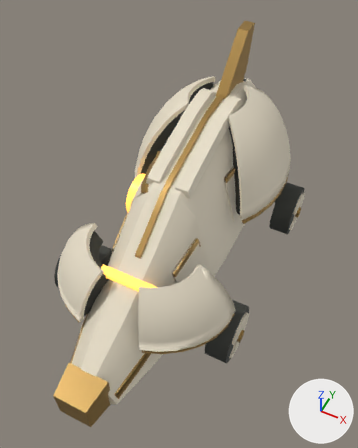
Before and after pictures for a commit that changed the glTF model godot/assets/models/banki_charger.glb.
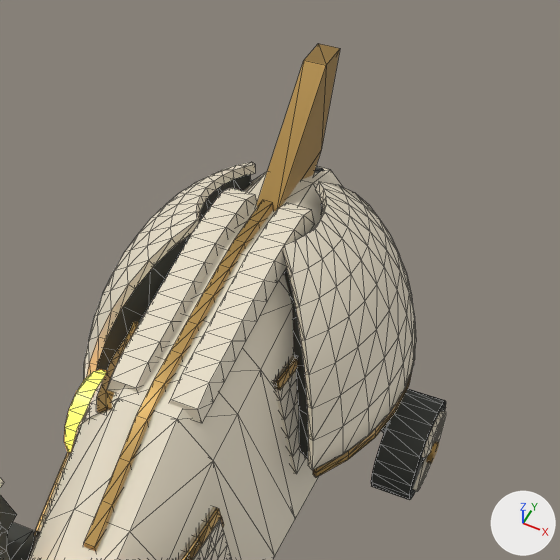
There are two pictures of each version: one whole from a camera (50 mm lens) standing at (0.84, -1.59, 2.51) and looking at (0.06, -0.03, 0.56), one close up on the part from 27% to 100% of the width and 0% to 59% of the height. Every picture has the same lights, and +X, +Y and +Z are marked at lower right. The older version's two pictures come first. The close-ups show mesh edges as thin lines. Where no turn or scale is listed for an object, it has been applied to the vertices. Vertices at exactly the same position are counted once.

The first close-up shows 'body', 'body_brass', 'body_dark', 'core', 'core_cover_brass', 'fin', 'susp_fr', 'wheel_rl', 'wheel_rl_ivory' and 2 more.
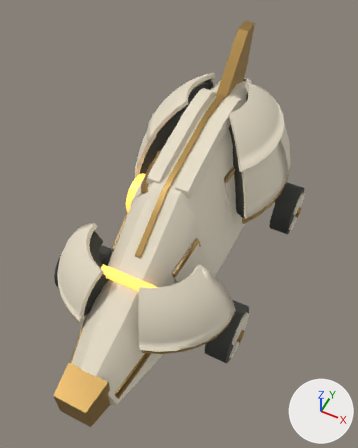
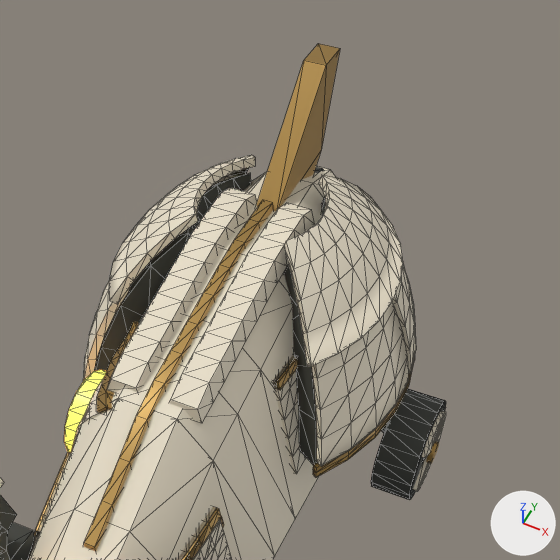
The edits, one by one:
me_body is used by ob_body; location (0.0, 0.0, 0.3).
me_body had 1104 vertices, 2188 faces and spanned x -0.49..0.49, y -0.88..1.02, z -0.2..0.67.
me_body now has 1184 vertices, 2332 faces and spans x -0.49..0.49, y -0.88..1.0, z -0.2..0.69.
me_body part 1: a new loose piece of 50 vertices spanning x 0.25..0.45, y 0.2..0.61, z 0.21..0.51, in mat_banki_charger_shell (pale yellow #e9dfc9).
me_body part 2: a new loose piece of 50 vertices spanning x 0.2..0.45, y 0.62..1.0, z 0.21..0.51, in mat_banki_charger_shell (pale yellow #e9dfc9).
me_body part 3: a new loose piece of 50 vertices spanning x -0.45..-0.25, y 0.2..0.61, z 0.21..0.51, in mat_banki_charger_shell (pale yellow #e9dfc9).
me_body part 4: 129 vertices moved from x -0.37..0.37, y 0.29..0.98, z 0.38..0.65 to x -0.35..0.35, y 0.29..0.93, z 0.47..0.69; 163 vertices removed from x -0.45..0.45, y 0.18..1.02, z 0.21..0.65; 43 vertices added at x -0.37..0.37, y 0.25..0.94, z 0.47..0.69.
Other edits to the shape of me_body do not show in these pictures.

What differs and where, as boxes [x1, y1, x2, y2] in the close-ups (560 x 560 px; the box of a moved part takes in the faces that stretch with it):
'body', reshaped: before [0, 162, 416, 560]; after [0, 155, 416, 560]
part 1 of me_body, added (pale yellow): after [311, 303, 409, 466]
part 2 of me_body, added (pale yellow): after [392, 264, 416, 374]
part 3 of me_body, added: after [83, 281, 130, 381]
part 4 of me_body, moved or reshaped: before [84, 162, 416, 470]; after [109, 155, 403, 366]
